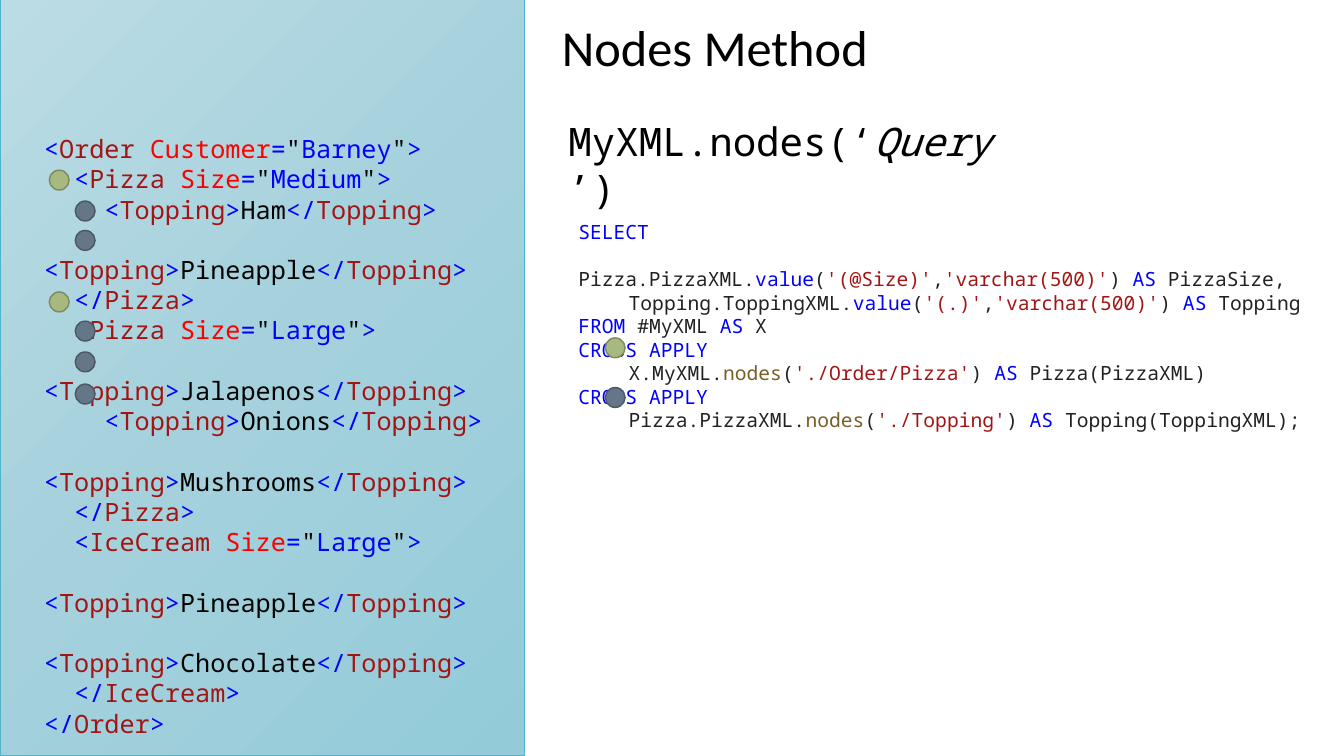
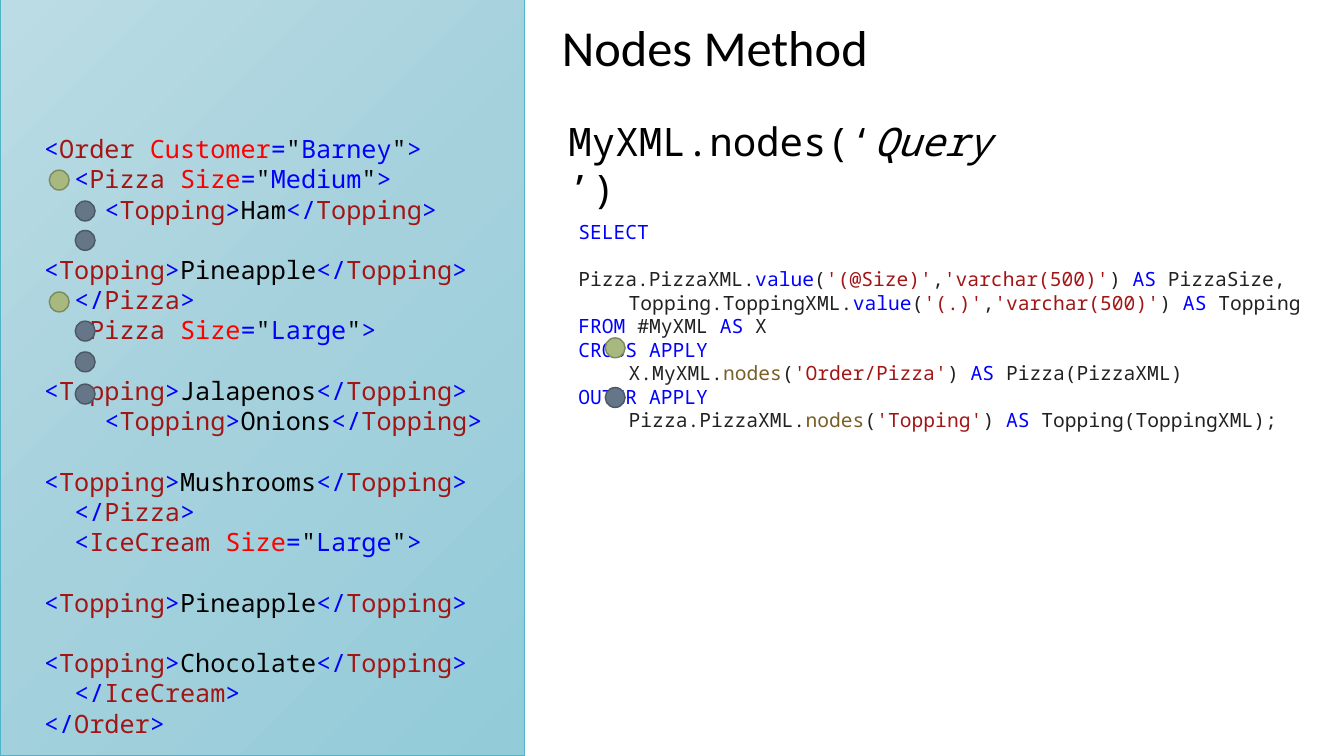
Before and after one commit to BarneyLawrence/XML-Queries-In-SQL-Server, a slide deck: slide 11 of Lightning Talk - An Introduction to Querying XML With T-SQL.pptx. Drawn at 1344x756 pixels with LibreOffice and Linux fonts; fonts in the diff are those of the drawing. Boxes give left, top, right and bottom in pixels: in the first picture for what was removed or moved away, otherwise in the second. Text is boxed around its words. In the diff, an @@ line names an element or a change of style, - is before the commit and + after.

```diff
--- a/Lightning Talk - An Introduction to Querying XML With T-SQL.pptx
+++ b/Lightning Talk - An Introduction to Querying XML With T-SQL.pptx
@@ text at (578, 365, 1276, 432): text changed @@
-X.MyXML.nodes('./Order/Pizza') AS Pizza(PizzaXML)
-CROSS APPLY
-Pizza.PizzaXML.nodes('./Topping') AS Topping(ToppingXML);
+X.MyXML.nodes('Order/Pizza') AS Pizza(PizzaXML)
+OUTER APPLY
+Pizza.PizzaXML.nodes('Topping') AS Topping(ToppingXML);
```
Also in this commit, not shown: 7 other slides changed, 4 slides added, 1 other file.
